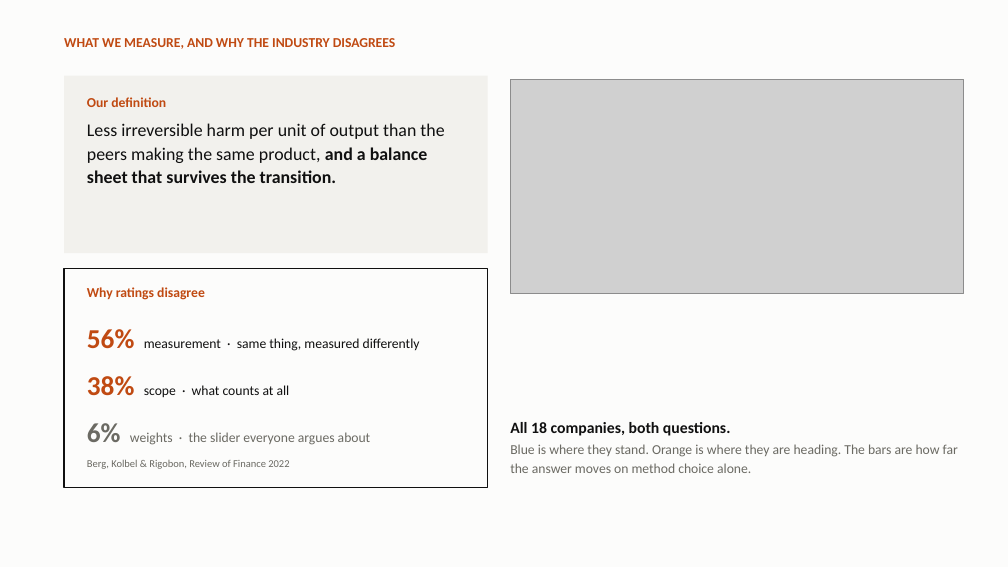
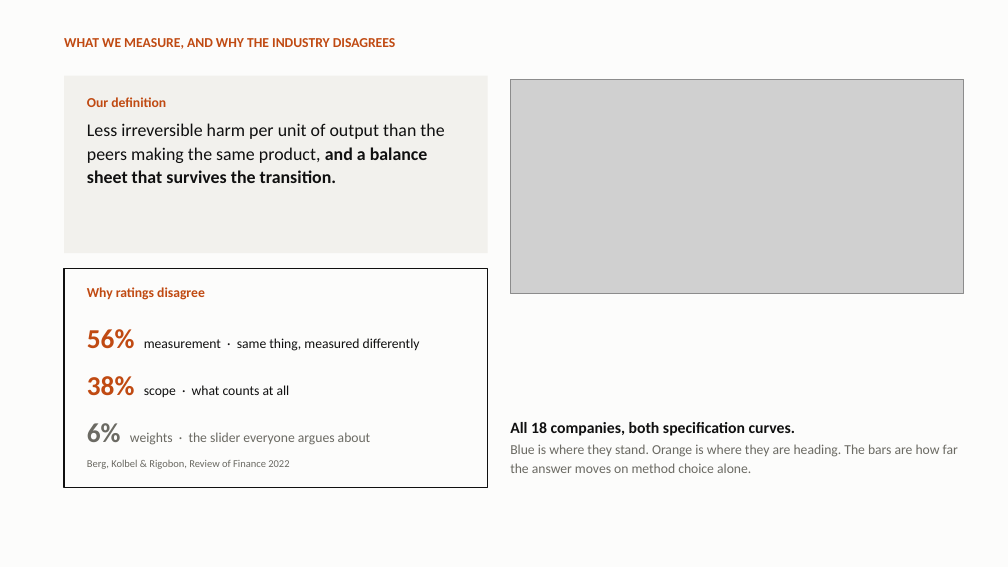
Before and after one commit to K14-coder/ETHack-Challenge-Accepted, a slide deck: slide 2 of CONTESTED_pitch.pptx. Drawn at 1008x567 pixels with LibreOffice and Linux fonts; fonts in the diff are those of the drawing; grey boxes stand for pictures. Boxes give left, top, right and bottom in pixels: in the first picture for what was removed or moved away, otherwise in the second. Text is boxed around its words. In the diff, an @@ line names an element or a change of style, - is before the commit and + after.

```diff
--- a/CONTESTED_pitch.pptx
+++ b/CONTESTED_pitch.pptx
@@ text at [510,422,795,436]: text changed @@
-All 18 companies, both questions.
+All 18 companies, both specification curves.
```
Also in this commit, not shown: 4 other files.
